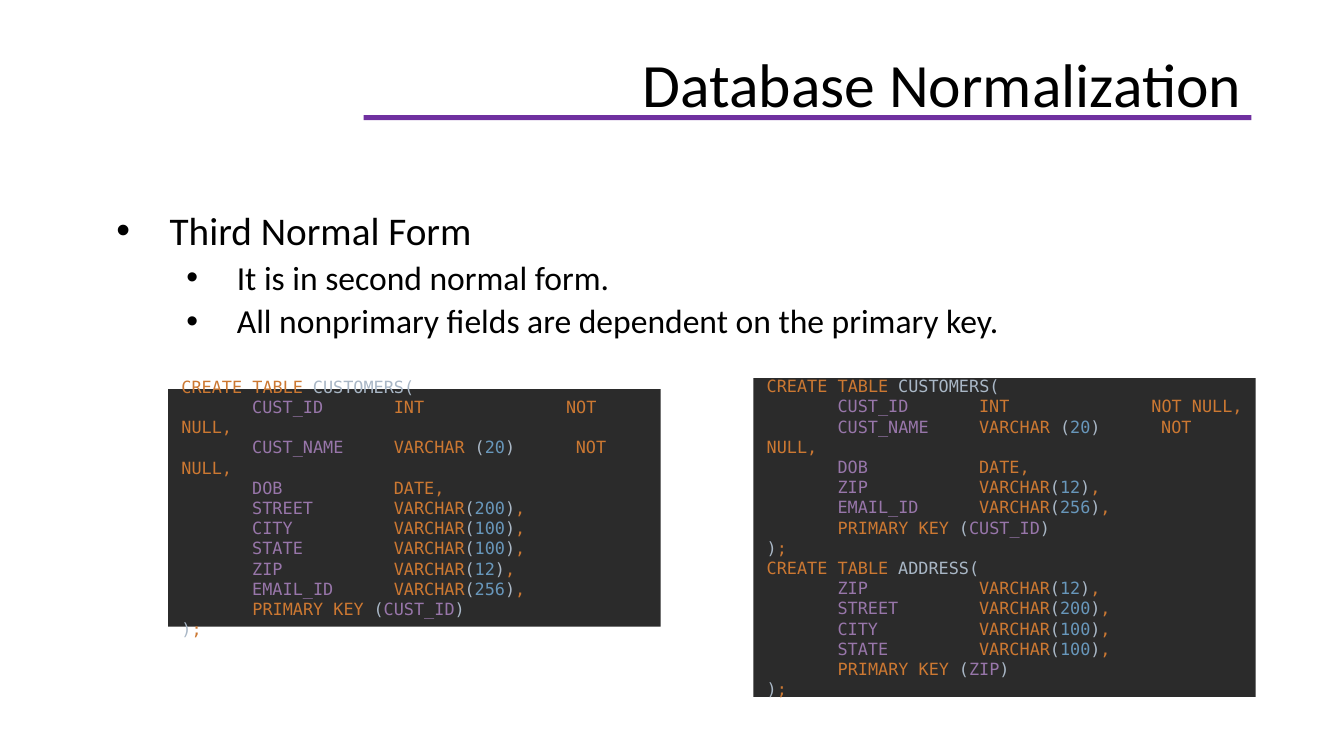
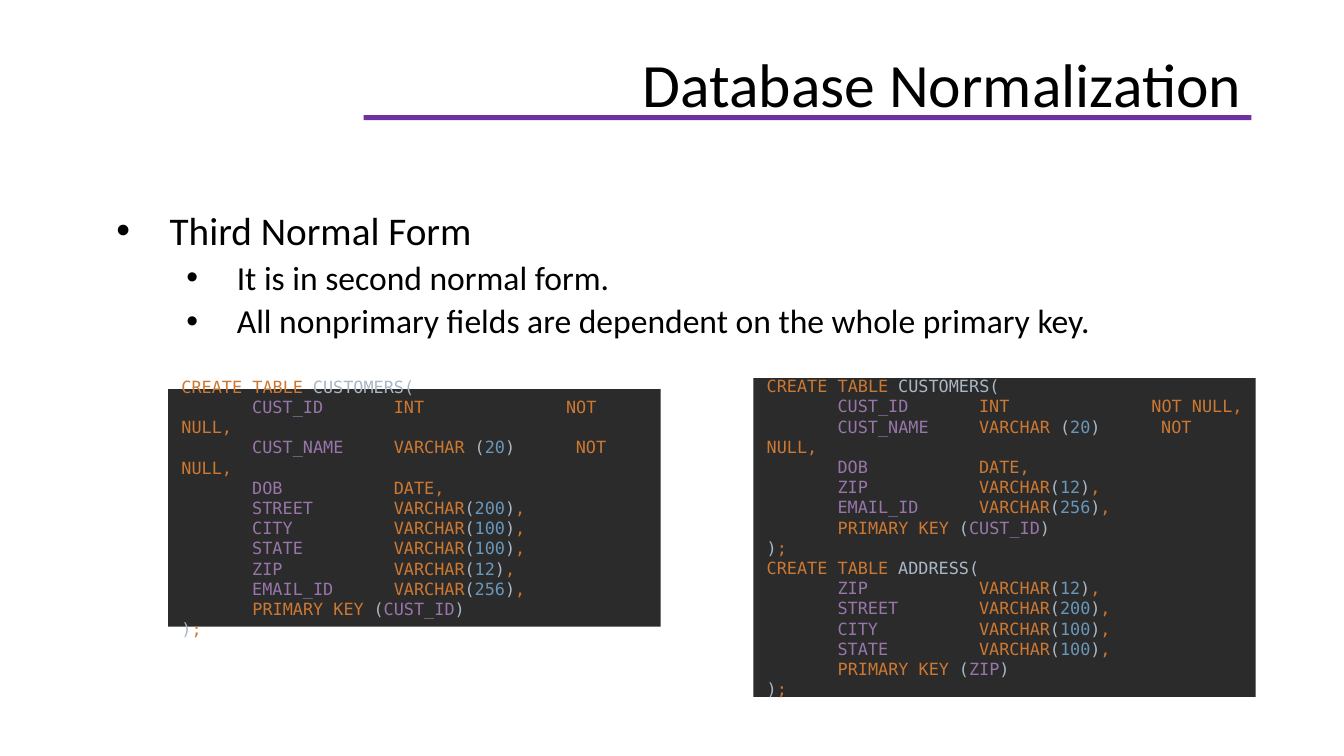
Before and after one commit to helenhash/database-training, a slide deck: slide 40 of database.pptx (slide 29 before the commit). Drawn at 1344x756 pixels with LibreOffice and Linux fonts; fonts in the diff are those of the drawing; background and template pictures are left out. Boxes give left, top, right and bottom in pixels: in the first picture for what was removed or moved away, otherwise in the second. Text is boxed around its words. In the diff, an @@ line names an element or a change of style, - is before the commit and + after.

```diff
--- a/database.pptx
+++ b/database.pptx
@@ text at (x1=237, y1=309, x2=1090, y2=339): text changed @@
-  • All nonprimary fields are dependent on the primary key.
+  • All nonprimary fields are dependent on the whole primary key.
```
Also in this commit, not shown: 6 other slides changed, 12 slides added, 9 other files.
